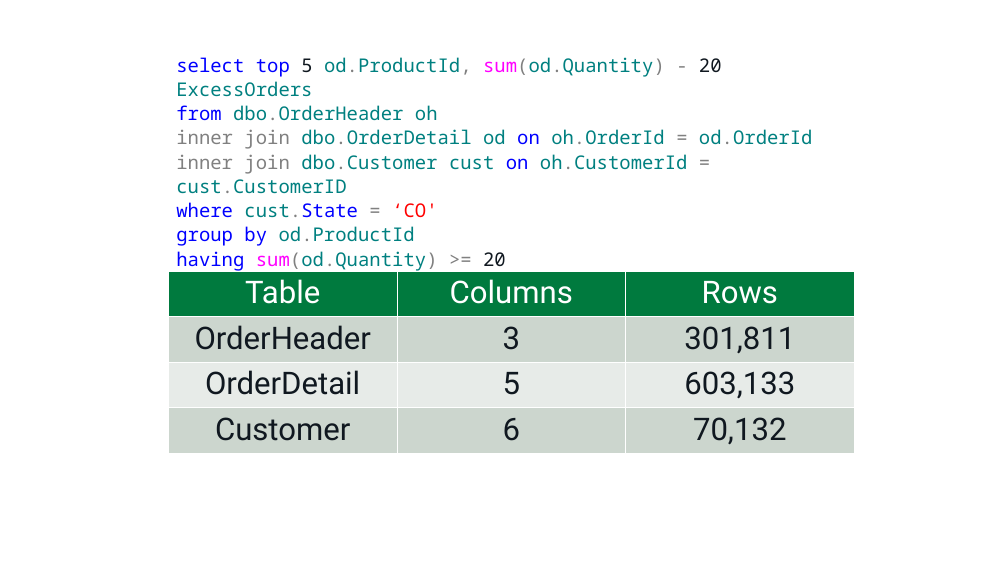
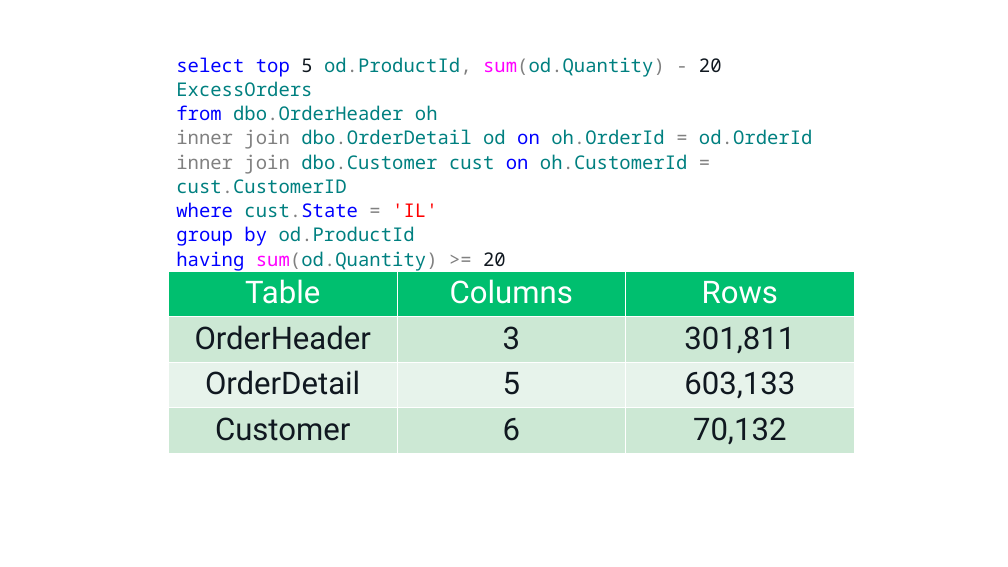
Before and after one commit to tf3604/OptimizerPresentation, a slide deck: slide 8 of Optimizer.pptx (slide 9 before the commit). Drawn at 1008x567 pixels with LibreOffice and Linux fonts; fonts in the diff are those of the drawing; background and template pictures are left out. Boxes give left, top, right and bottom in pixels: in the first picture for what was removed or moved away, otherwise in the second. Text is boxed around its words. In the diff, an @@ line names an element or a change of style, - is before the commit and + after.

```diff
--- a/Optimizer.pptx
+++ b/Optimizer.pptx
@@ text at box(176, 202, 437, 218): text changed @@
-where cust.State = ‘CO'
+where cust.State = 'IL'
@@ table at box(169, 271, 855, 454) @@
@@ fill #007A3E to #00BF6F in row 1 @@
@@ fill #CCD7CE to #CCE8D5 in 6 cells @@
@@ fill #E7ECE8 to #E7F4EB in row 3 @@
```
Also in this commit, not shown: 61 other slides changed, 1 slide removed.
